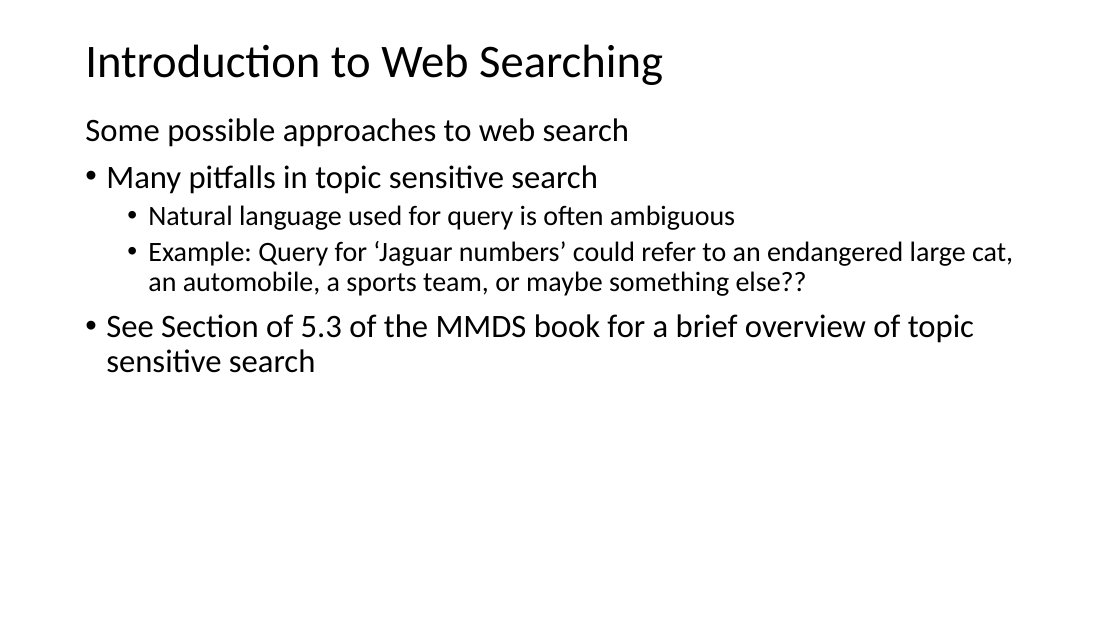
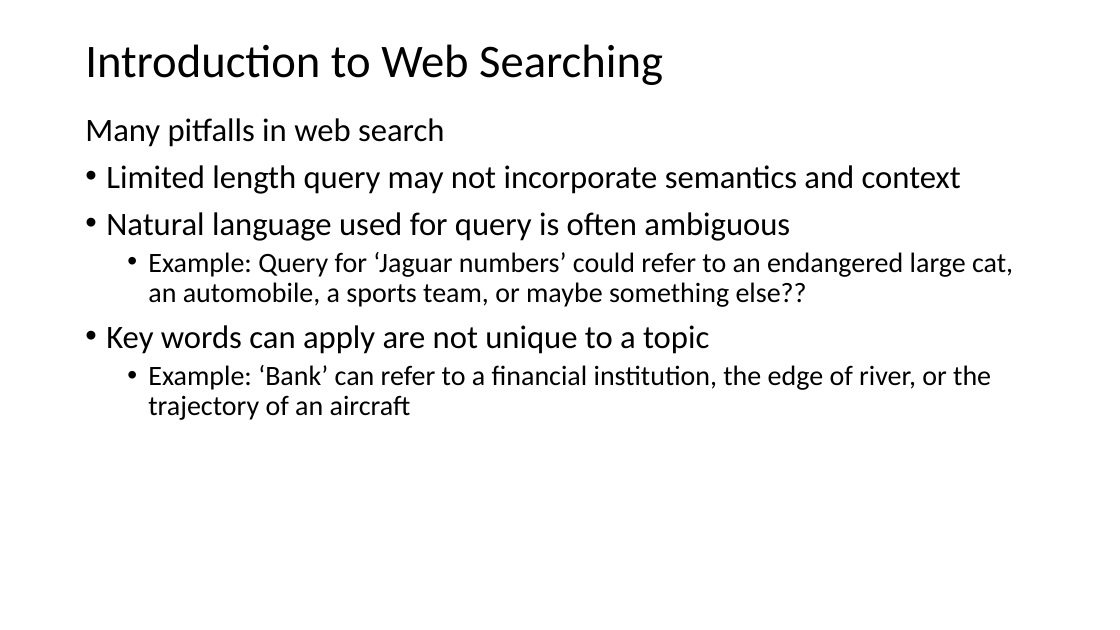
Before and after one commit to harelgabainew/school1, a slide deck: slide 4 of slides/7_DocumentWebSearching.pptx (slide 6 before the commit). Drawn at 1120x630 pixels with LibreOffice and Linux fonts; fonts in the diff are those of the drawing. Boxes give left, top, right and bottom in pixels: in the first picture for what was removed or moved away, otherwise in the second. Text is boxed around its words. In the diff, an @@ line names an element or a change of style, - is before the commit and + after.

Commit message:
Added new slides and removed old slides in deck

```diff
--- a/slides/7_DocumentWebSearching.pptx
+++ b/slides/7_DocumentWebSearching.pptx
@@ text at <box>85,118,961,194</box>: text changed @@
-Some possible approaches to web search
-• Many pitfalls in topic sensitive search
+Many pitfalls in web search
+• Limited length query may not incorporate semantics and context
@@ text at <box>106,212,790,241</box>: size 24 to 28 pt in "Natural language used for query is often ..."; list level 2 to 1 in "Natural language used for query ..." @@
@@ text at <box>106,325,991,420</box>: text changed; size 28 to 24 pt @@
-• See Section of 5.3 of the MMDS book for a brief overview of topic sensitive search
+• Key words can apply are not unique to a topic
+  • Example: ‘Bank’ can refer to a financial institution, the edge of river, or the trajectory of an aircraft
```
Also in this commit, not shown: 2 other slides changed, 1 slide added, 1 slide removed.
